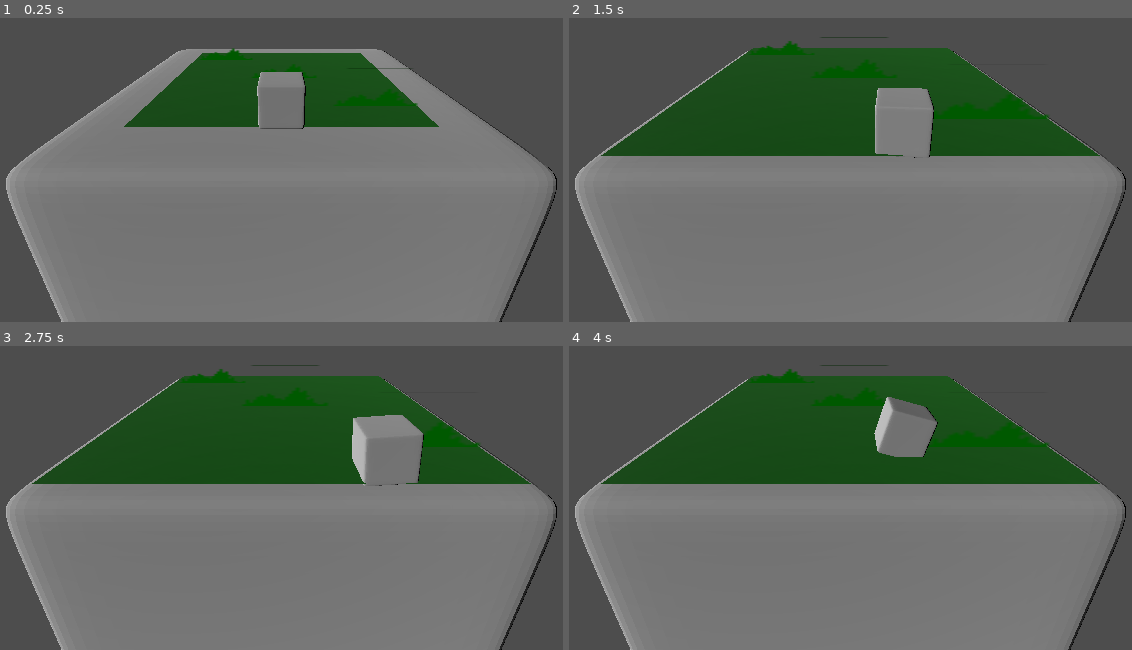
Above: before the commit, frames 1-4 (two rows, left to right).
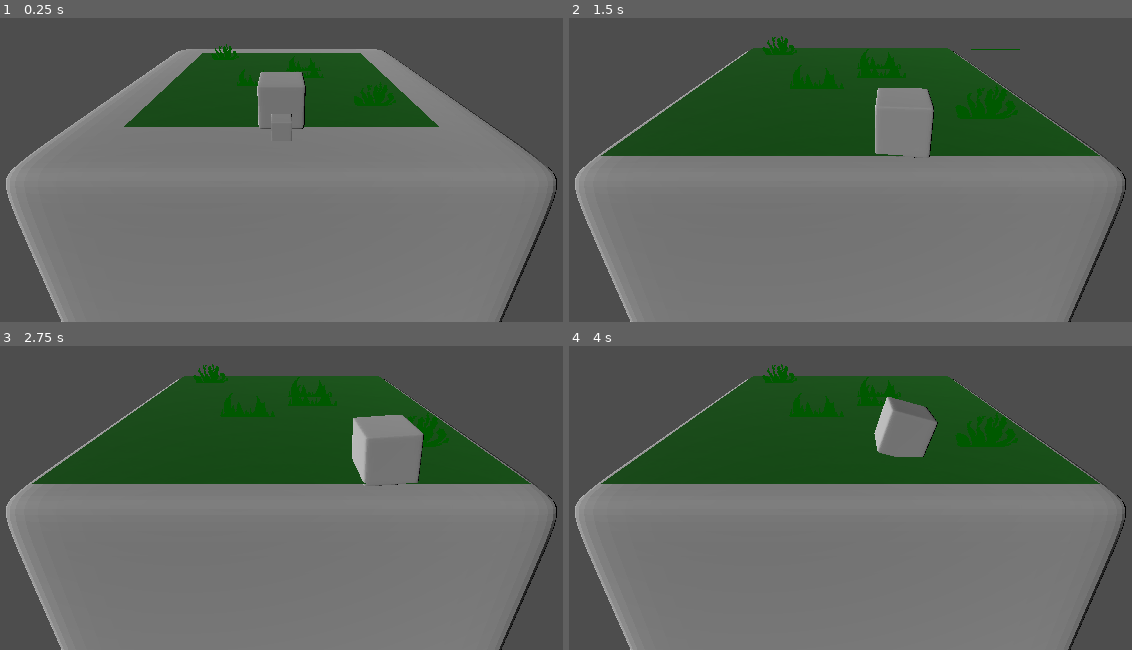
Above: after the commit, the same moments.

Repository: SomeSortOfSam/GMTKGameJam2022
Game: Godot game, scene res://World.tscn
Two runs of this game, one before a commit and one after it. Both use one fixed random seed, a clock stepped at 60 frames per second and the inputs below.
Inputs:
- Up to frame 1 (0.25 s): no input
- Up to frame 2 (1.5 s): hold D (ui_right) 0.53-1.28 s; hold S (ui_down) from 1.28 s (still down)
- Up to frame 3 (2.75 s): tap Enter at 2 s; release S (ui_down) at 2.03 s; hold D (ui_right) from 2.03 s (still down)
- Up to frame 4 (4 s): release D (ui_right) at 2.78 s; hold W (ui_up) 2.78-3.53 s; hold A (ui_left) from 3.53 s (still down)

The runs differ from the first frame. In frame 1, 0.6% of the frame differs, in the area x 35-75%, y 8-41%; in frame 2, 1.3%, in the area x 32-86%, y 5-34%; in frame 3, 1.1%; in frame 4, 1.2%.

Commit message:
Automated new land type pip assignment

Diff:
--- a/Cube.gd
+++ b/Cube.gd
@@ -8,6 +8,7 @@
 const NORMALS_TO_NUMBERS := {Vector3i.UP:1,Vector3i.DOWN:6,Vector3i.LEFT:2,Vector3i.RIGHT:5,Vector3i.FORWARD:4,Vector3i.BACK:3}
 
 var target_rotation : Quaternion
+var target_color : Color
 var current_side_template : Node3D
 var current_side_index := 0
 
--- a/Sides/DiceSide.gd
+++ b/Sides/DiceSide.gd
@@ -2,6 +2,12 @@
 class_name DiceSide
 
 var death_timer : Timer
+
+@export var normal_pip_path : NodePath
+@export var danger_pip_path : NodePath
+@export_range(0.0,1.0,0.01) var danger_probibility : float
+@export var side_floor : NodePath
+@export var blocked_path : NodePath
 
 const PIP_DICTONARY := [[Vector2.ZERO],[Vector2.ONE,-Vector2.ONE],[Vector2.ONE,-Vector2.ONE,Vector2.ZERO],[Vector2.ONE, …(192 unchanged characters)…
 
@@ -17,14 +23,27 @@
 func _process(delta):
 	scale = scale.lerp(scale_target,delta/death_timer.wait_time)
 
-func prepare_side(number : int ,previous_direction : Vector2):
-	previous_direction.y *= -1
-	rotate(basis.y,previous_direction.angle() + PI/2)
+func prepare_side(number : int ,direction : Vector2):
+	face_player(direction)
+	clean_template_pips_and_place(number)
+
+func face_player(direction : Vector2):
+	direction.y *= -1
+	rotate(basis.y,direction.angle() + PI/2)
 	scale *= .1
 
-func place_one_on_each_pip(template : Node3D, number : int):
+func clean_template_pips_and_place(number : int):
+	var normal_pip_template = get_node(normal_pip_path)
+	var danger_pip_template = get_node(danger_pip_path)
+	remove_child(normal_pip_template)
+	remove_child(danger_pip_template)
+	place_on_each_pip(normal_pip_template,danger_pip_template,number)
+	normal_pip_template.queue_free()
+	danger_pip_template.queue_free()
+
+func place_on_each_pip(pip_template : Node3D, danger_template : Node3D, number : int):
 	for i in number:
-		var pip = template.duplicate()
+		var pip = pip_template.duplicate() if randf() > danger_probibility else danger_template.duplicate()
 		var pip_place = PIP_DICTONARY[number-1][i]
 		pip.position = (Vector3(pip_place.x,0,pip_place.y))*.6
 		add_child(pip)
--- a/Sides/Grassland/Grassland.gd
+++ b/Sides/Grassland/Grassland.gd
@@ -1,9 +1 @@
 extends DiceSide
-
-@onready var grass = $Grass
-
-func prepare_side(number,previous_direction):
-	super(number,previous_direction)
-	remove_child(grass)
-	place_one_on_each_pip(grass,number)
-	grass.queue_free()
--- a/Sides/Grassland/Grassland.tscn
+++ b/Sides/Grassland/Grassland.tscn
@@ -1,7 +1,9 @@
-[gd_scene load_steps=8 format=3 uid="uid://e3t7iglp0ytt"]
+[gd_scene load_steps=10 format=3 uid="uid://e3t7iglp0ytt"]
 
-[ext_resource type="Script" path="res://Sides/Grassland/Grassland.gd" id="1_vfijv"]
+[ext_resource type="Script" path="res://Sides/DiceSide.gd" id="1_0v38q"]
 [ext_resource type="Texture2D" uid="uid://v5f3vkvybjb5" path="res://Sides/Grassland/Grass1.png" id="2_30203"]
+[ext_resource type="Texture2D" uid="uid://cwskp7oagbi1a" path="res://Sides/Grassland/Grass2.png" id="3_20m7e"]
+[ext_resource type="PackedScene" uid="uid://yhk1844cvdup" path="res://Player.tscn" id="4_4stil"]
 
 [sub_resource type="Gradient" id="Gradient_80a7o"]
 colors = PackedColorArray(0, 1, 0.160784, 1, 0.407843, 1, 0, 1)
@@ -24,14 +26,56 @@
 size = Vector2(1.8, 1.8)
 
 [node name="Grassland" type="Node3D"]
-script = ExtResource("1_vfijv")
+script = ExtResource("1_0v38q")
+normal_pip_path = NodePath("Grass")
+danger_pip_path = NodePath("Danger")
+danger_probibility = 0.1
+side_floor = NodePath("Floor")
 
-[node name="MeshInstance3D" type="MeshInstance3D" parent="."]
+[node name="Floor" type="MeshInstance3D" parent="."]
 mesh = SubResource("PlaneMesh_raaqn")
 
 [node name="Grass" type="Sprite3D" parent="."]
-transform = Transform3D(2.28412, 0, 0, 0, 1, 0, 0, 0, 1, 0, 0, 0)
-offset = Vector2(0, 10)
+transform = Transform3D(0.5, 0, 0, 0, 0.5, 0, 0, 0, 0.5, 0, 0, 0)
+offset = Vector2(0, 32)
 modulate = Color(0, 0.34902, 0, 1)
 billboard = 2
+double_sided = false
+alpha_cut = 1
+texture_filter = 0
 texture = ExtResource("2_30203")
+
+[node name="Danger" type="Node3D" parent="."]
+transform = Transform3D(0.5, 0, 0, 0, 0.5, 0, 0, 0, 0.5, 0, 0, 0)
+
+[node name="DangerGrass2" type="Sprite3D" parent="Danger"]
+transform = Transform3D(1, 0, 0, 0, 1, 0, 0, 0, 1, 0.4, 0, -0.4)
+offset = Vector2(0, 24)
+modulate = Color(0, 0.34902, 0, 1)
+billboard = 2
+double_sided = false
+alpha_cut = 1
+texture_filter = 0
+texture = ExtResource("3_20m7e")
+
+[node name="DangerGrass4" type="Sprite3D" parent="Danger"]
+transform = Transform3D(1, 0, 0, 0, 1, 0, 0, 0, 1, 0.4, 0, 0)
+offset = Vector2(0, 24)
+modulate = Color(0, 0.34902, 0, 1)
+billboard = 2
+double_sided = false
+alpha_cut = 1
+texture_filter = 0
+texture = ExtResource("3_20m7e")
+
+[node name="DangerGrass3" type="Sprite3D" parent="Danger"]
+transform = Transform3D(1, 0, 0, 0, 1, 0, 0, 0, 1, -0.4, 0, 0.4)
+offset = Vector2(0, 24)
+modulate = Color(0, 0.34902, 0, 1)
+billboard = 2
+double_sided = false
+alpha_cut = 1
+texture_filter = 0
+texture = ExtResource("3_20m7e")
+
+[node name="Player" parent="Danger" instance=ExtResource("4_4stil")]
Binary file changed: Sides/Grassland/Grass1.png
Binary file added: Sides/Grassland/Grass2.png
Not shown, added: Sides/Grassland/Grass2.png.import
